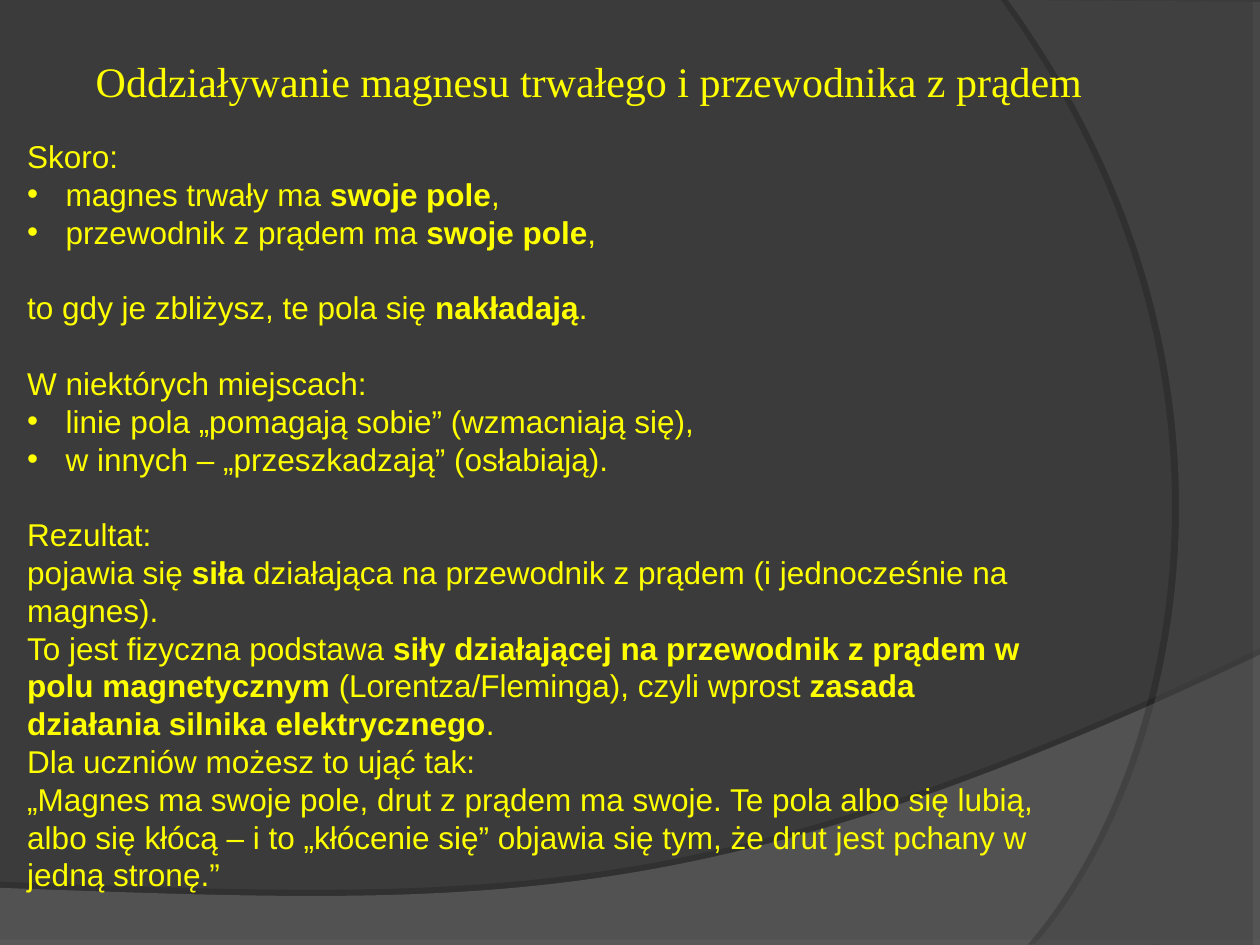
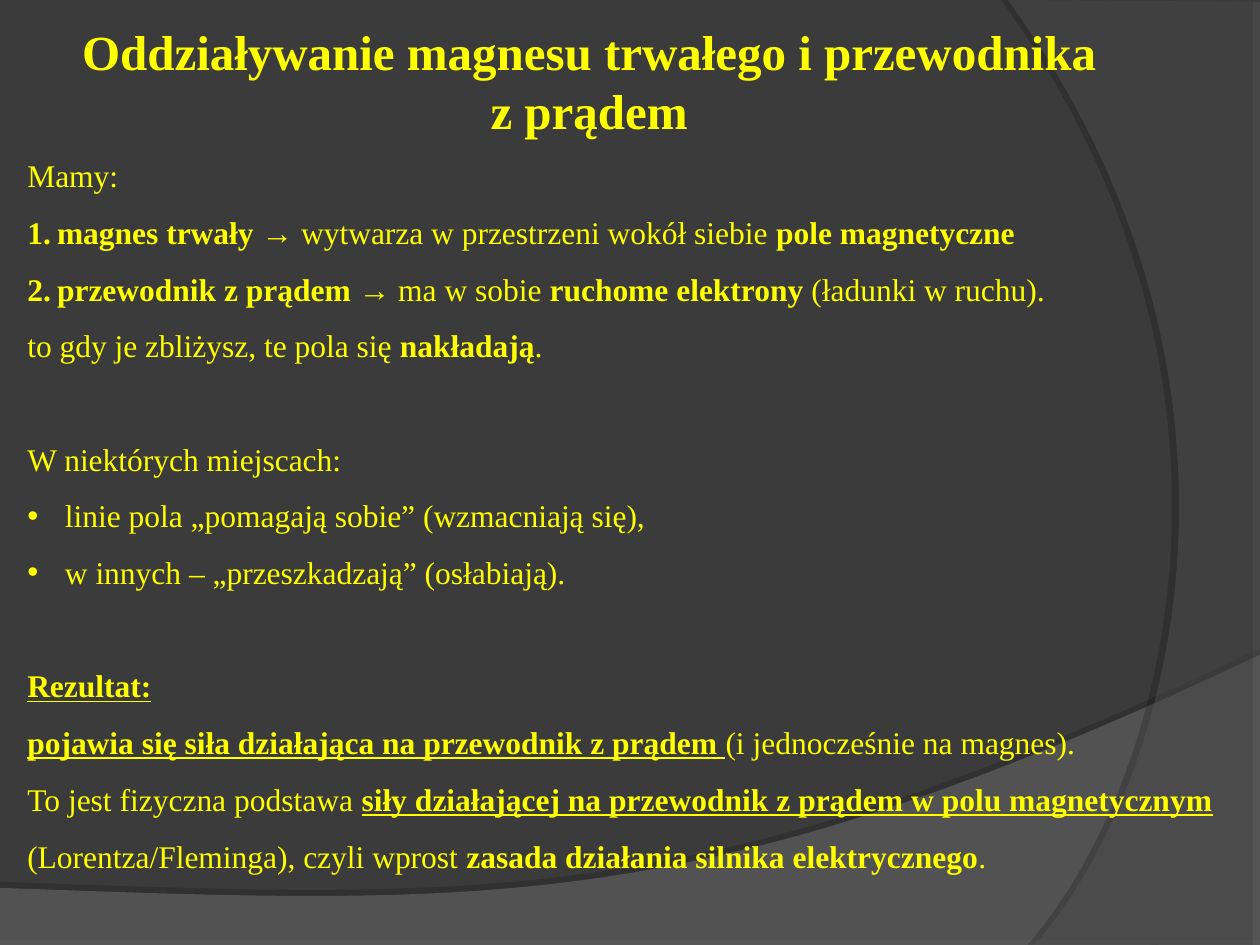
Before and after one commit to MichalMus/Fizyka-w-szkole, a slide deck: slide 17 of Magnetyzm i elektromagnetyzm/2.Właściwości magnetyczne przewodnika z prądem.ppt (slide 11 before the commit). Drawn at 1260x945 pixels with LibreOffice and Linux fonts; fonts in the diff are those of the drawing. Boxes give left, top, right and bottom in pixels: in the first picture for what was removed or moved away, otherwise in the second. Text is boxed around its words. In the diff, an @@ line names an element or a change of style, - is before the commit and + after.

```diff
--- a/Magnetyzm i elektromagnetyzm/2.Właściwości magnetyczne przewodnika z prądem.ppt
+++ b/Magnetyzm i elektromagnetyzm/2.Właściwości magnetyczne przewodnika z prądem.ppt
@@ title "Oddziaływanie magnesu trwałego i przewodnika ..." at (82,36,1096,139): size 24 to 28 pt, bold on @@
@@ text at (27,166,1045,307): text changed; font Arial to Times New Roman @@
-Skoro:
-• magnes trwały ma swoje pole,
-• przewodnik z prądem ma swoje pole,
+Mamy:
+1. magnes trwały → wytwarza w przestrzeni wokół siebie pole magnetyczne
+2. przewodnik z prądem → ma w sobie ruchome elektrony (ładunki w ruchu).
@@ text at (27,335,1212,874): font Arial to Times New Roman in "to gdy je zbliżysz, te pola się ...", "W niektórych miejscach:", "linie pola „pomagają sobie” (wzmacniają się),", "w innych – „przeszkadzają” (osłabiają)." and 3 more places; bold on in "Rezultat:", "pojawia się działająca na przewodnik z prądem"; underline on in "Rezultat:", "pojawia się siła działająca na przewodnik z ...", "siły działającej na przewodnik z prądem w ..."; alignment left to justified; line spacing 1 to 1.5 @@
@@ text at (27,750,1033,892): paragraphs removed @@
-Dla uczniów możesz to ująć tak:
-„Magnes ma swoje pole, drut z prądem ma swoje. Te pola albo się lubią, albo się kłócą – i to „kłócenie się” objawia się tym, że drut jest pchany w jedną stronę.”
```
Also in this commit, not shown: 6 other slides changed, 8 slides added, 5 slides removed, 4 other files.
